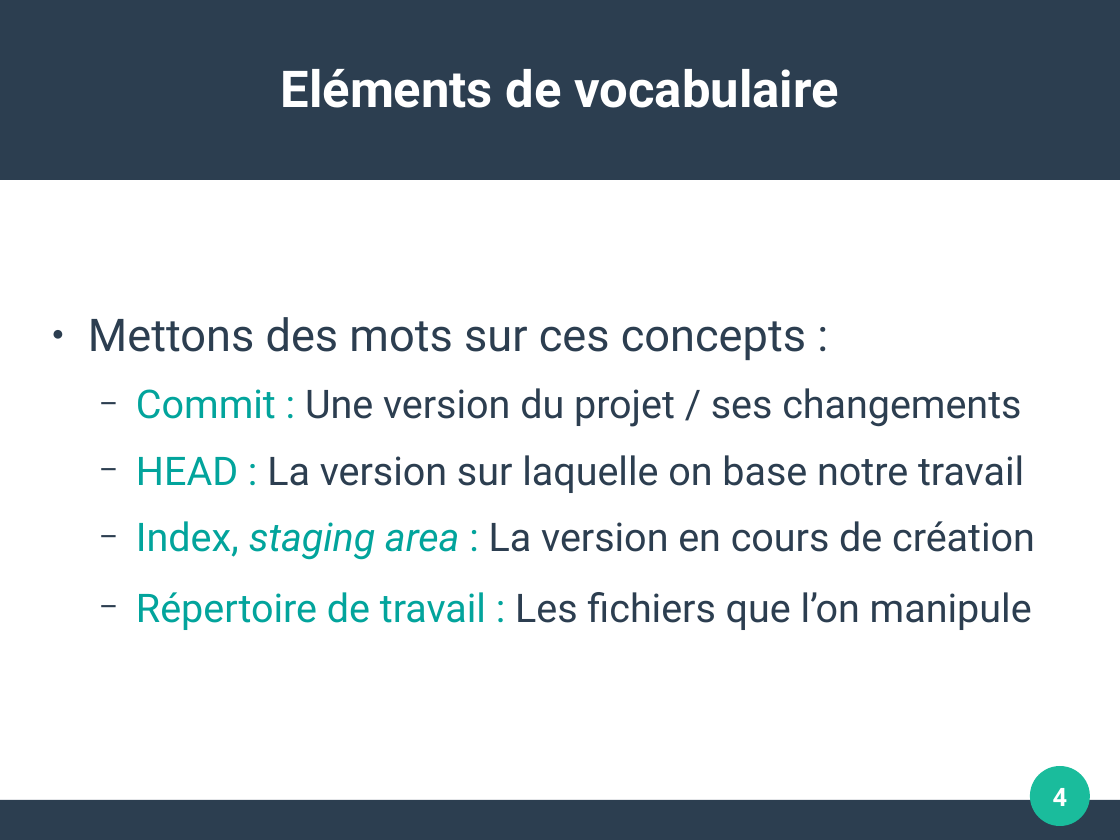
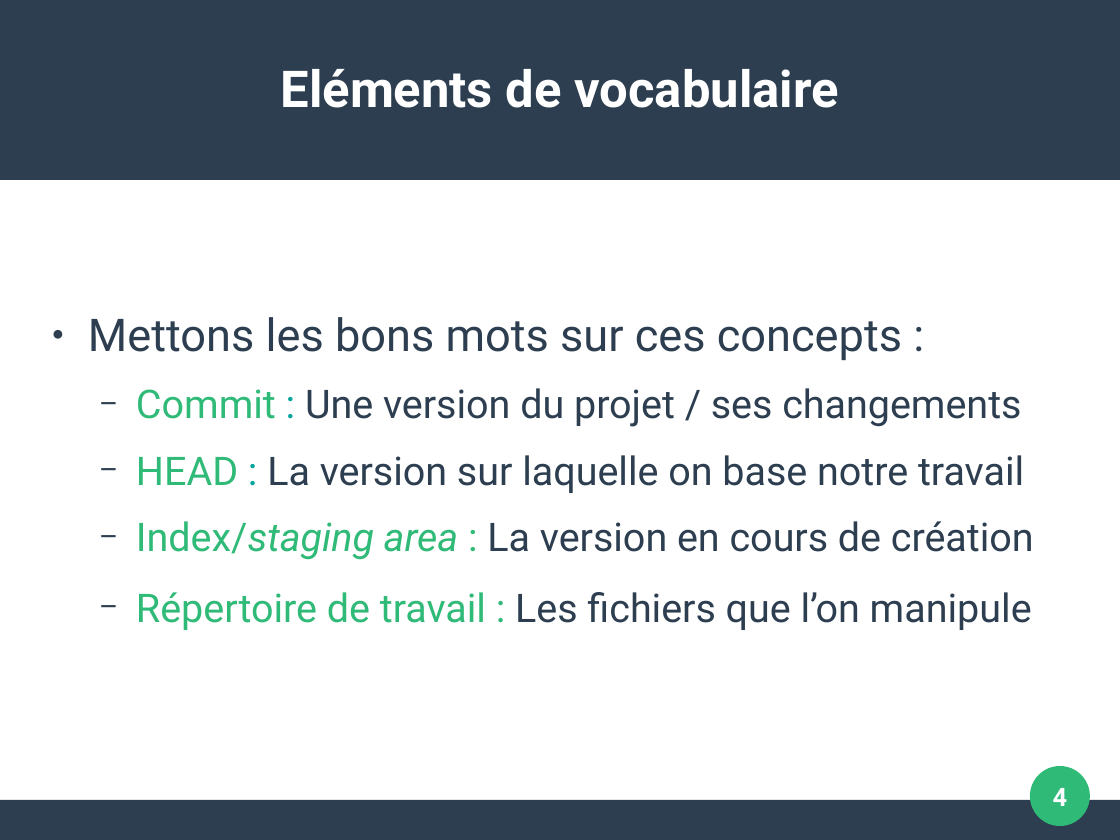
Before and after one commit to pushou/formation-git, a slide deck: slide 4 of Pres2-Versions.odp. Drawn at 1120x840 pixels with LibreOffice and Linux fonts; fonts in the diff are those of the drawing. Boxes give left, top, right and bottom in pixels: in the first picture for what was removed or moved away, otherwise in the second. Text is boxed around its words. In the diff, an @@ line names an element or a change of style, - is before the commit and + after.

```diff
--- a/Pres2-Versions.odp
+++ b/Pres2-Versions.odp
@@ text at (88,317,902,360): text changed @@
-● Mettons des mots sur ces concepts :
+● Mettons les bons mots sur ces concepts :
@@ text at (136,388,1032,630): text colour #02A49C to #30BA78 in "Commit", "HEAD", "Répertoire de travail :" @@
@@ text at (136,521,1034,560): text changed @@
-  − Index, staging area : La version en cours de création
+  − Index/staging area : La version en cours de création
@@ ellipse at (1031,766,1091,826): fill #1ABC9C to #30BA78 @@
```
Also in this commit, not shown: 10 other slides changed, 6 other files.
